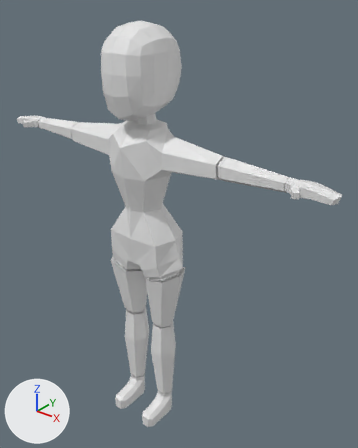
Renders of the Blender file Model/All modle/music/NEW-Ghost-M.blend from each side of a commit.
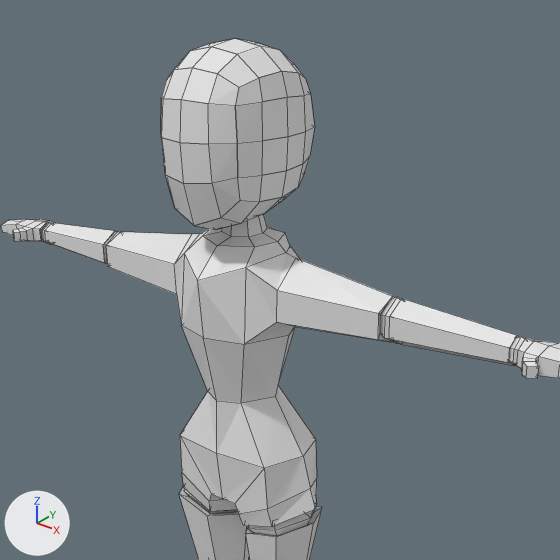
There are two pictures of each version: one whole from a camera (50 mm lens) standing at (5.08, -5.48, 7.49) and looking at (0.33, 0.45, 3.81), one close up on the part from 5% to 87% of the width and 0% to 66% of the height. The axes (+X, +Y, +Z) are drawn at lower left. The lights are the same throughout. The close-ups show mesh edges as thin lines.
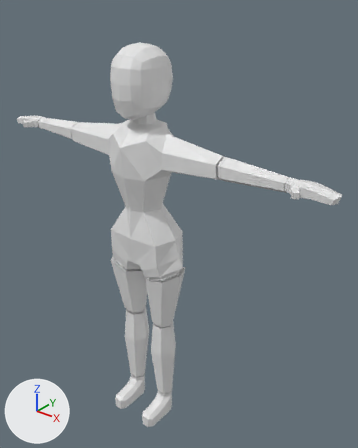
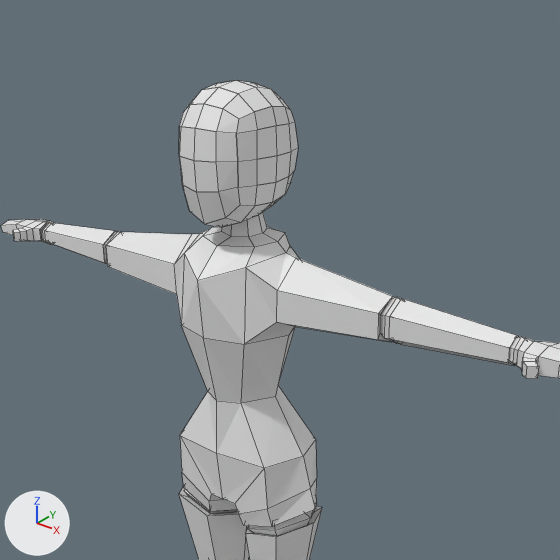
Boxes (x1, y1, x2, y2) around the edits, measured in the close-ups (560 x 560 px; the box of a moved part takes in the faces that stretch with it):
'Cylinder.002', reshaped
    before: (1, 39, 560, 560)
    after: (1, 80, 560, 560)
part 1 of me_cylinder_004, moved or reshaped
    before: (161, 39, 315, 230)
    after: (179, 80, 298, 227)

The change, as a list of edits to the scene's bpy script:
```text
Change me_cylinder_004:
    where me_cylinder_004.from_pydata(...)  # 381 vertices, 369 faces; spans x -0.5..3.18, y -0.61..0.61, z 0.01..7.03
    used by ob_cylinder_002; location = (0.0, 0.0, 0.0)
    me_cylinder_004 part 1: the loose piece of 98 vertices spanning x -0.5..0.5, y -0.61..0.61, z 5.67..7.03 is scaled about its middle by 0.782, then moved by (0.0, 0.0, -0.14)
```
